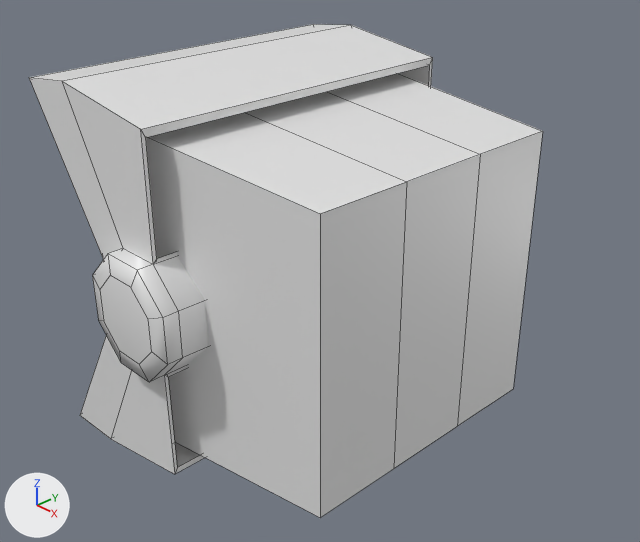
Renders of the Blender file Assets/Models/blend/WallTerminal.blend from each side of a commit.
One viewpoint serves both versions: a camera (50 mm lens) standing at (1.047, -0.859, 0.606) and looking at (0.155, -0.001, -0.008). The axes (+X, +Y, +Z) are drawn at lower left. The lights are the same throughout. Mesh edges are drawn as thin lines.

The first picture shows 'Screen'.
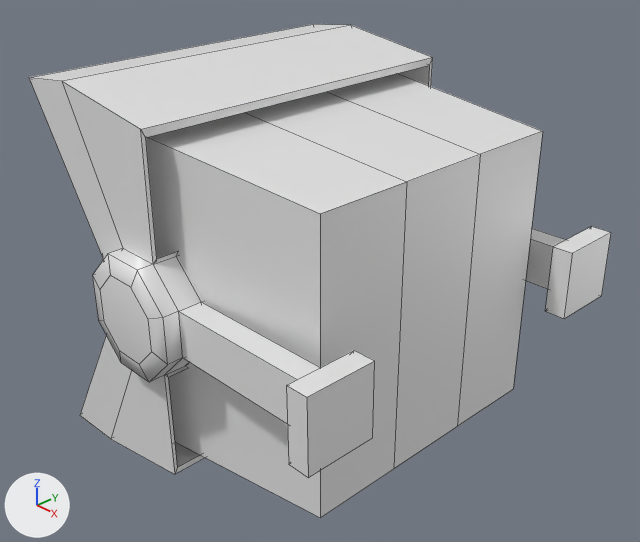
Commit message: Wallterminal wirh arms

Where the change shows, as pixel boxes [x1, y1, x2, y2] in the pictures (640 x 542 px):
'Screen', reshaped (13% wider)
    before: [29, 24, 543, 518]
    after: [29, 24, 611, 518]
part 1 of me_cube, built on
    before: [153, 252, 208, 377]
    after: [153, 226, 611, 477]

The change in detail:
me_cube is used by ob_screen; location (0.0, 0.0, 0.0); scale (0.284, 0.284, 0.284).
me_cube had 156 vertices, 152 faces and spanned x -0.56..1.35, y -1.1..1.11, z -1.06..1.05.
me_cube now has 196 vertices, 192 faces and spans x -0.56..1.63, y -1.11..1.12, z -1.06..1.05.
Part 1, on me_cube:
8 faces are deleted.
10 vertices are added at x 0.35..1.51, y -1.11..1.12, z -0.18..0.2.
8 new vertices lie (0.0, -0.13, 0.0) away from vertices in x 0.35..0.62, y 0.97..1.0, z -0.33..0.33.
6 new vertices lie (0.0, 0.13, 0.0) away from vertices in x 0.44..0.62, y -0.99..-0.97, z -0.33..0.33.
8 new vertices lie (0.89, 0.0, 0.01) away from vertices in x 0.62, y -0.99..1.0, z -0.13..0.13.
8 new vertices lie (0.12, 0.0, 0.0) away from vertices in x 1.51, y -1.11..1.12, z -0.18..0.2.
22 new faces join them, smooth.
26 new faces join them.
